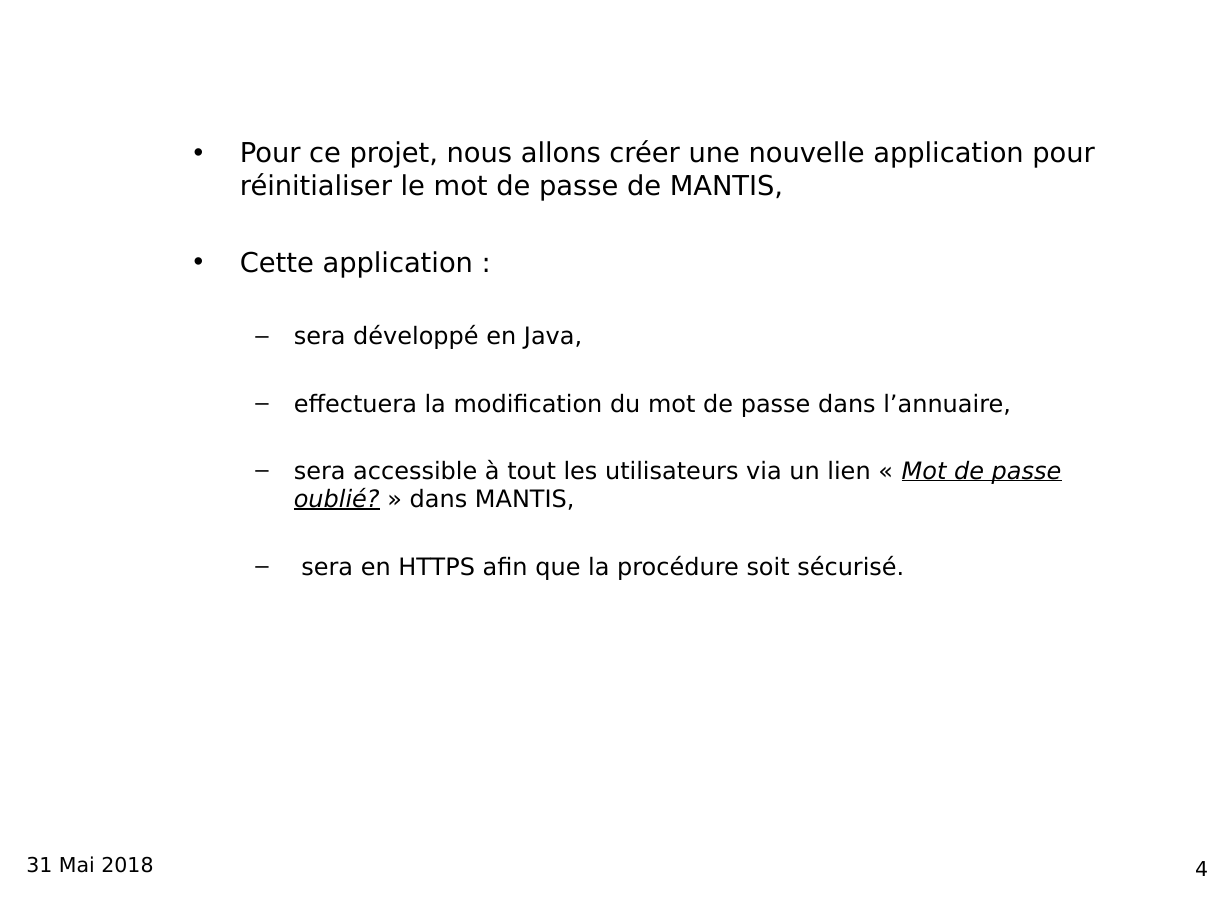
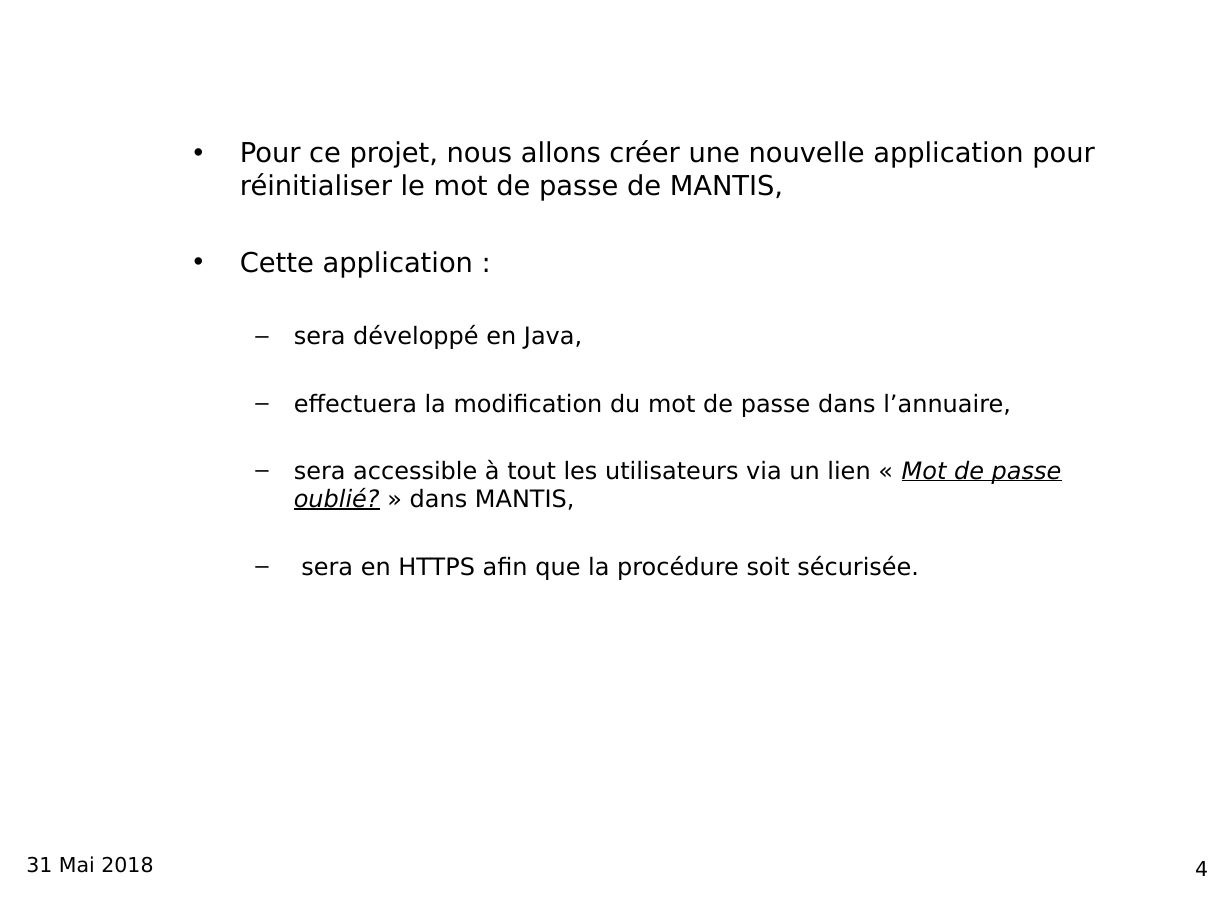
Before and after one commit to NicolasSIO/Stage, a slide deck: slide 4 of Page de modification de mot de passe MANTIS v2 - Copie.pptx. Drawn at 1232x924 pixels with LibreOffice and Linux fonts; fonts in the diff are those of the drawing; background and template pictures are left out. Boxes give left, top, right and bottom in pixels: in the first picture for what was removed or moved away, otherwise in the second. Text is boxed around its words. In the diff, an @@ line names an element or a change of style, - is before the commit and + after.

```diff
--- a/Page de modification de mot de passe MANTIS v2 - Copie.pptx
+++ b/Page de modification de mot de passe MANTIS v2 - Copie.pptx
@@ text at [301, 555, 919, 580]: text changed @@
-  – sera en HTTPS afin que la procédure soit sécurisé.
+  – sera en HTTPS afin que la procédure soit sécurisée.
```
Also in this commit, not shown: 3 other slides changed, 8 other files.
